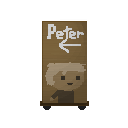
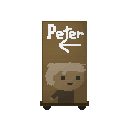
Layer changes from the first 128x128 image to the second:
painted on "Layer 8" over [47, 24, 84, 53]
